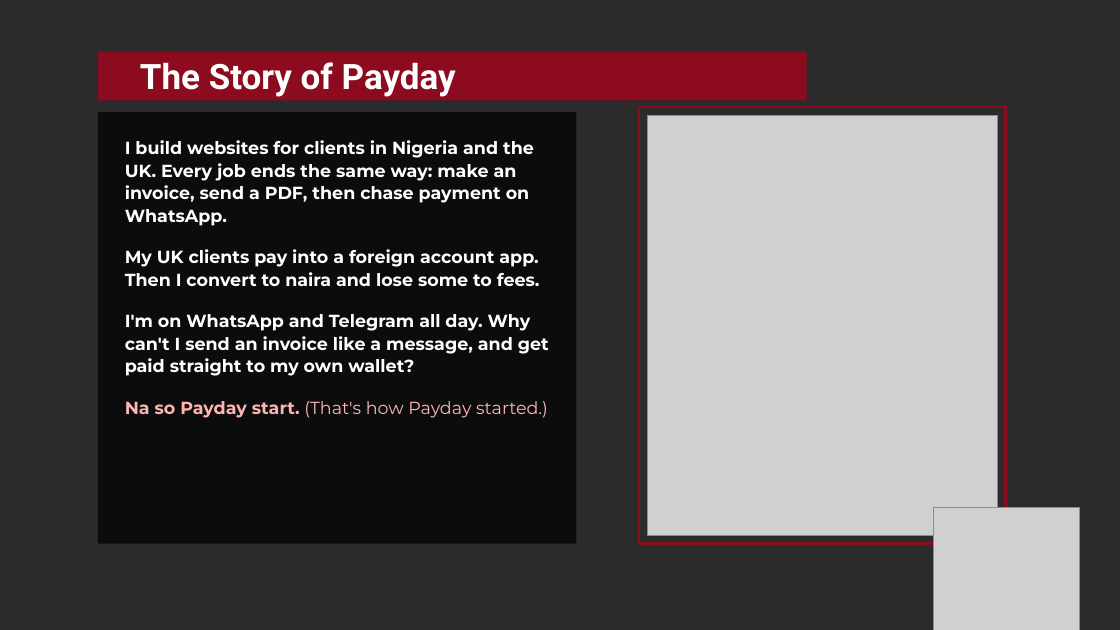
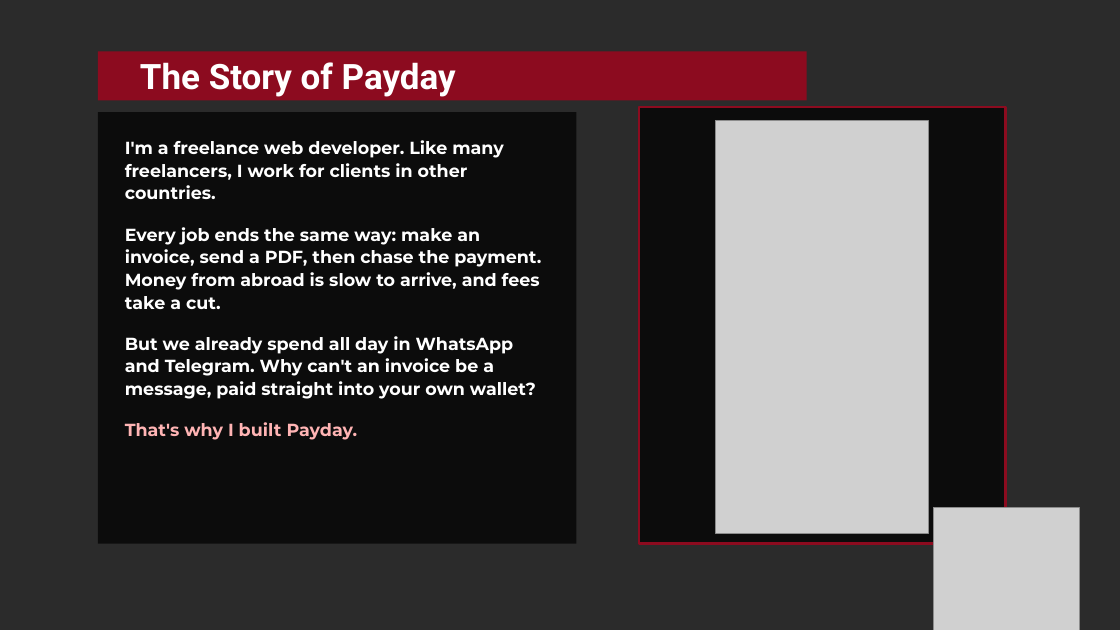
Before and after one commit to Finney06/payday, a slide deck: slide 3 of public/slides/Payday-BCH-BLAZE-2026.pptx. Drawn at 1120x630 pixels with LibreOffice and Linux fonts; fonts in the diff are those of the drawing; grey boxes stand for pictures; background and template pictures are left out; a plain dark background stands for a picture behind light text. Boxes give left, top, right and bottom in pixels: in the first picture for what was removed or moved away, otherwise in the second. Text is boxed around its words. In the diff, an @@ line names an element or a change of style, - is before the commit and + after.

```diff
--- a/public/slides/Payday-BCH-BLAZE-2026.pptx
+++ b/public/slides/Payday-BCH-BLAZE-2026.pptx
@@ rectangle at (639, 108, 1006, 544): fill none to #000000 at 70% opacity @@
@@ text at (125, 140, 541, 440): text changed @@
-I build websites for clients in Nigeria and the UK. Every job ends the same way: make an invoice, send a PDF, then chase payment on WhatsApp.
-My UK clients pay into a foreign account app. Then I convert to naira and lose some to fees.
-I'm on WhatsApp and Telegram all day. Why can't I send an invoice like a message, and get paid straight to my own wallet?
-Na so Payday start. (That's how Payday started.)
+I'm a freelance web developer. Like many freelancers, I work for clients in other countries.
+Every job ends the same way: make an invoice, send a PDF, then chase the payment. Money from abroad is slow to arrive, and fees take a cut.
+But we already spend all day in WhatsApp and Telegram. Why can't an invoice be a message, paid straight into your own wallet?
+That's why I built Payday.
@@ picture: place and size @@
-picture at (648, 116, 998, 536)
+picture at (715, 120, 928, 534)
```
Also in this commit, not shown: 2 other slides changed, 4 other files.
